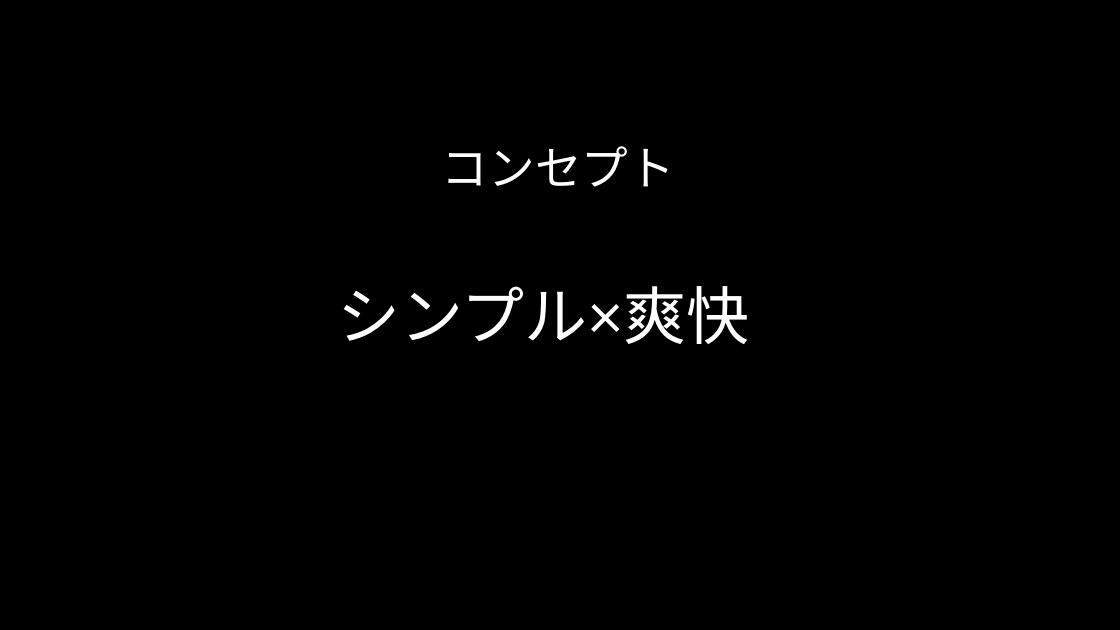
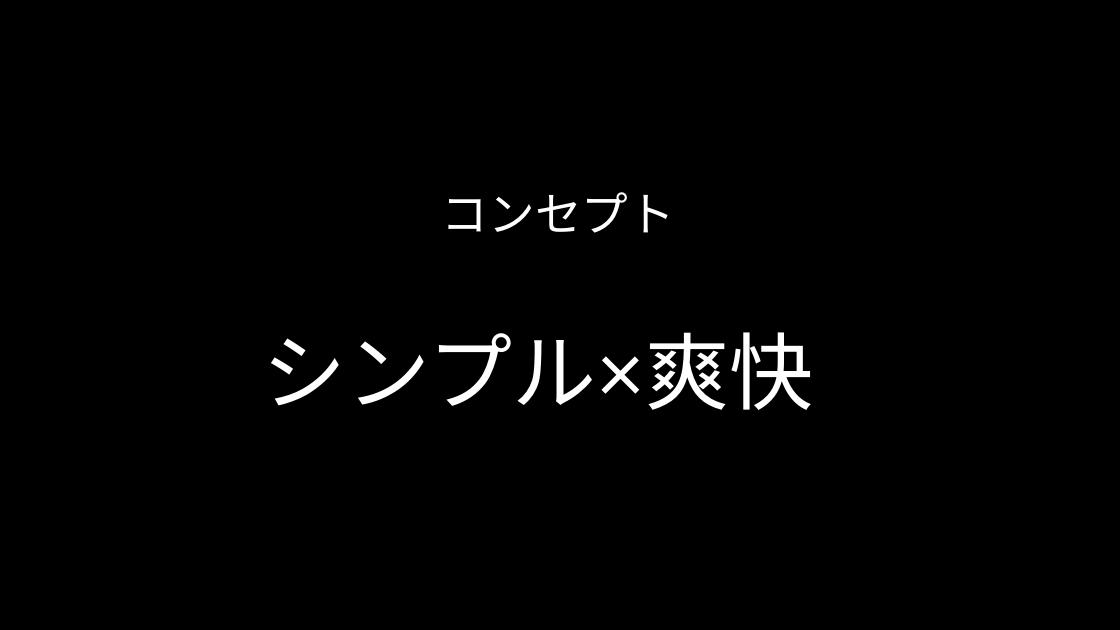
Before and after one commit to Tiger5286/SummerGame_2026, a slide deck: slide 2 of 夏ゲーム企画.pptx. Drawn at 1120x630 pixels with LibreOffice and Linux fonts; fonts in the diff are those of the drawing. Boxes give left, top, right and bottom in pixels: in the first picture for what was removed or moved away, otherwise in the second. Text is boxed around its words. In the diff, an @@ line names an element or a change of style, - is before the commit and + after.

```diff
--- a/夏ゲーム企画.pptx
+++ b/夏ゲーム企画.pptx
@@ text "コンセプト": place and size @@
-text "コンセプト" at <box>442,146,675,187</box>
+text "コンセプト" at <box>442,192,675,233</box>
@@ text "シンプル×爽快": place and size @@
-text "シンプル×爽快" at <box>337,286,750,344</box>
+text "シンプル×爽快" at <box>263,332,813,410</box>
@@ text "シンプル×爽快" at <box>263,332,813,410</box>: size 54 to 72 pt @@
```
Also in this commit, not shown: 1 slide added.
